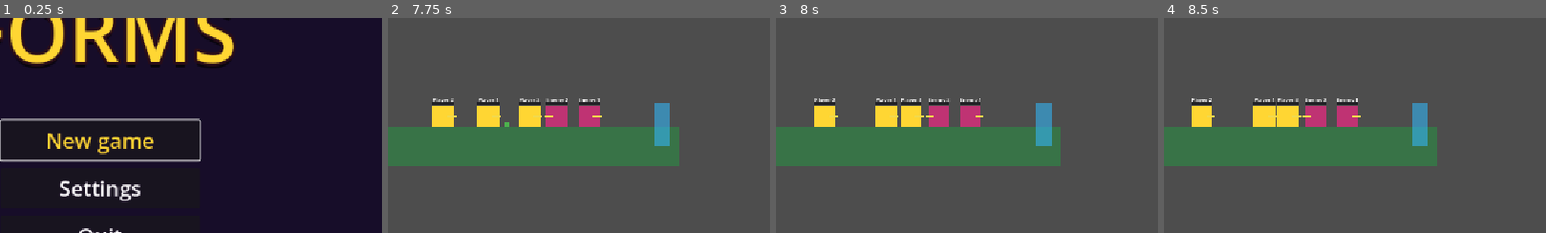
Above: before the commit, frames 1-4 (left to right).
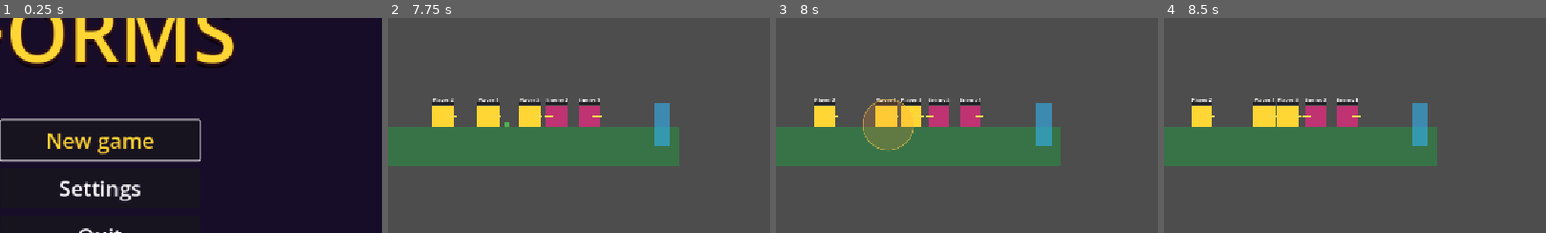
Above: after the commit, the same moments.

Repository: SDVGames-Studio/forms
Game: Godot game, scene res://Main.tscn
Two runs of this game, one before a commit and one after it. Both use one fixed random seed, a clock stepped at 60 frames per second and the inputs below.
Inputs (mouse positions are % of the whole screen's width and height, from its top left):
- Up to frame 1 (0.25 s): no input
- Up to frame 2 (7.75 s): click "New game" at 0.5 s; click "Level 1" at 1.25 s; click "Normal" at 2 s; click "Normal" at 2.75 s; click "START" at 3.5 s; click (90, 87) at 4.27 s; click (95, 87) at 5.02 s; click (90, 95) at 5.77 s; click (95, 95) at 6.52 s; tap Enter at 7.25 s; move the mouse to (72, 45) at 7.27 s; hold D (move_right) from 7.28 s (still down); tap F (shoot) at 7.35 s; click (72, 45) at 7.42 s; tap Space (jump) at 7.52 s
- Up to frame 3 (8 s): keep holding D (move_right)
- Up to frame 4 (8.5 s): release D (move_right) at 8 s; drag from (30, 55) to (72, 52) at 8.02 s
The pictures show only the part of the screen within x 37-87%, y 27-77%; the shares and areas given below are measured in that part.

Frames 1-2 are identical in both runs. In frame 3, 1.7% of the frame differs, in the area x 22-37%, y 37-63%; in frame 4, nothing differs.

Commit message:
feat: show blast radius ring at grenade explosion moment (#150)

Diff:
--- a/ProjectileBody.gd
+++ b/ProjectileBody.gd
@@ -101,4 +101,43 @@
 		if body and body.has_method("take_damage") \
 				and body.global_position.distance_to(global_position) <= blast_radius:
 			body.take_damage(damage)
+	_spawn_blast_visual()
 	queue_free()
+
+
+## Issue #150: brief expanding ring showing the blast radius at the
+## moment of explosion. Drawn in code — no assets.
+func _spawn_blast_visual() -> void:
+	if blast_radius <= 0.0:
+		return
+	var ring := BlastRing.new()
+	ring.radius = blast_radius
+	ring.position = global_position
+	ring.z_index = 50
+	get_parent().add_child(ring)
+
+
+class BlastRing:
+	extends Node2D
+
+	const LIFETIME := 0.4
+
+	var radius := 100.0
+	var _age := 0.0
+
+	func _process(delta: float) -> void:
+		_age += delta
+		if _age >= LIFETIME:
+			queue_free()
+			return
+		queue_redraw()
+
+	func _draw() -> void:
+		var t := _age / LIFETIME
+		var alpha := 1.0 - t
+		var r := radius * (0.6 + 0.4 * t)
+		# Filled flash fading out fast.
+		draw_circle(Vector2.ZERO, r, Color(1.0, 0.6, 0.2, 0.35 * alpha))
+		# Bright expanding outline.
+		draw_arc(Vector2.ZERO, r, 0.0, TAU, 48,
+				Color(1.0, 0.8, 0.3, alpha), 3.0, true)
